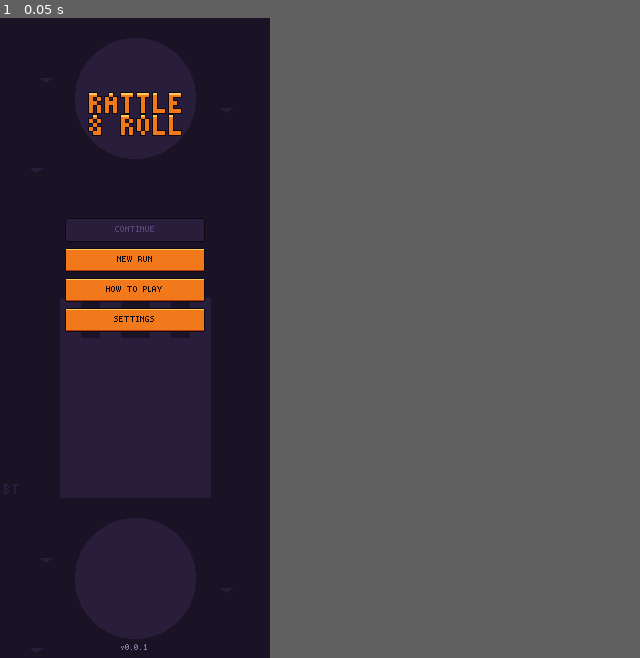
Above: before the commit, frame 1.
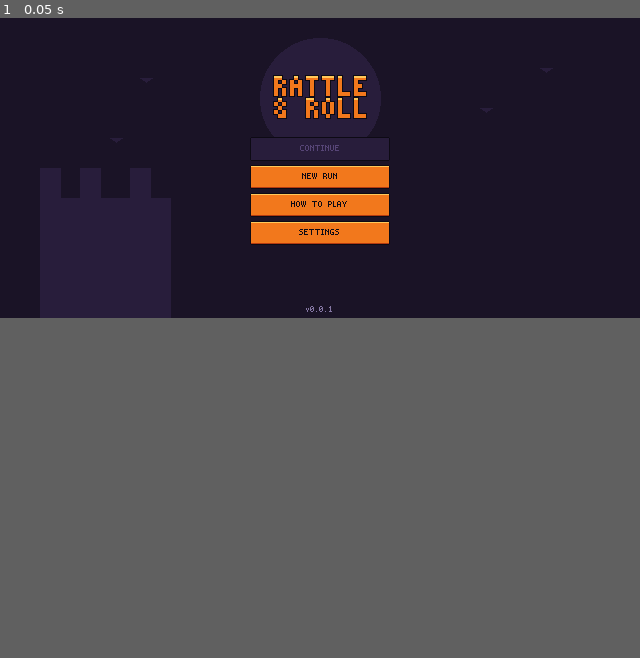
Above: after the commit, the same moment.

Repository: Anbcdeptraivkl/necrodices
Game: Godot game, scene res://scenes/boot/boot.tscn
Same seed, same stepped clock (60 frames per second), same inputs: the game is played once before the commit and once after it.
Inputs:
- Up to frame 1 (0.05 s): no input
In our replay, the window is 270x640 before the commit and 640x300 after it. These sizes can differ from the game's own. Grey fills any space a smaller window leaves; there, only what the larger window draws over its background counts as a difference.

The runs differ from the first frame. In frame 1, 5.3% of the frame differs, in the area x 10-61%, y 9-99%.

Commit message:
Switch to landscape 480x270 with itch.io-first web target

Diff:
--- a/autoload/display.gd
+++ b/autoload/display.gd
@@ -1,13 +1,13 @@
 extends Node
-## Keeps the root window's canvas at a whole-number scale with the design width and as much
-## height as the screen allows (DisplayFit). Applied on start and on every resize, so every
+## Keeps the root window's canvas at a whole-number scale, grown to fill the window up to
+## MAX_SIZE (DisplayFit). Applied on start and on every resize, so every
 ## scene (including dev sandboxes) gets the same canvas.
 
-## Tallest canvas, in virtual px (ART_SPEC §2: extra height goes to the battlefield).
-const MAX_HEIGHT := 640
+## Largest canvas in virtual px (ART_SPEC §2): 640 wide covers 21:9, 300 tall covers 16:10.
+const MAX_SIZE := Vector2i(640, 300)
 
 var scale := 1
-var canvas_size := Vector2i(270, 480)
+var canvas_size := Vector2i(480, 270)
 
 
 func _ready() -> void:
@@ -19,7 +19,7 @@
 	var base := Vector2i(
 		ProjectSettings.get_setting("display/window/size/viewport_width"),
 		ProjectSettings.get_setting("display/window/size/viewport_height"))
-	var result := DisplayFit.fit(get_window().size, base, MAX_HEIGHT)
+	var result := DisplayFit.fit(get_window().size, base, MAX_SIZE)
 	scale = result["scale"]
 	canvas_size = result["size"]
 	get_window().content_scale_size = canvas_size
--- a/core/display_fit.gd
+++ b/core/display_fit.gd
@@ -1,15 +1,17 @@
 class_name DisplayFit
 extends RefCounted
-## Integer-scale fit for the portrait pixel canvas (ART_SPEC §2, D-A08).
+## Integer-scale fit for the landscape pixel canvas (ART_SPEC §2, D-A08).
 ## The engine's stretch aspect "expand" + scale mode "integer" misbehave together
 ## (godotengine/godot#92055, open), so the project uses aspect "keep" + "integer" and this
-## function picks the canvas size: width stays at the design width, height grows to fill a
-## taller screen at the same whole-number scale (the extra height goes to the battlefield).
+## function picks the canvas size: the design canvas at the largest whole-number scale that
+## fits, grown on either axis to fill the window (up to `max_size`; the rest is letterboxed).
+## Layouts anchor to the canvas edges; the extra space goes to the battlefield.
 
 
 ## Returns {"scale": int, "size": Vector2i} for a window of `window` physical pixels.
-## `max_height` caps how tall the canvas may grow; the rest is letterboxed.
-static func fit(window: Vector2i, base: Vector2i, max_height: int) -> Dictionary:
+static func fit(window: Vector2i, base: Vector2i, max_size: Vector2i) -> Dictionary:
 	var scale := maxi(1, mini(window.x / base.x, window.y / base.y))
-	var height := clampi(window.y / scale, base.y, maxi(base.y, max_height))
-	return {"scale": scale, "size": Vector2i(base.x, height)}
+	var size := Vector2i(
+		clampi(window.x / scale, base.x, maxi(base.x, max_size.x)),
+		clampi(window.y / scale, base.y, maxi(base.y, max_size.y)))
+	return {"scale": scale, "size": size}
--- a/project.godot
+++ b/project.godot
@@ -24,14 +24,14 @@
 
 [display]
 
-window/size/viewport_width=270
-window/size/viewport_height=480
-window/size/window_width_override=540
-window/size/window_height_override=960
+window/size/viewport_width=480
+window/size/viewport_height=270
+window/size/window_width_override=960
+window/size/window_height_override=540
 window/stretch/mode="viewport"
 window/stretch/aspect="keep"
 window/stretch/scale_mode="integer"
-window/handheld/orientation=1
+window/handheld/orientation=0
 
 [gui]
 
--- a/scenes/title/title.tscn
+++ b/scenes/title/title.tscn
@@ -15,29 +15,48 @@
 
 [node name="Background" type="TextureRect" parent="."]
 layout_mode = 1
-anchors_preset = 15
-anchor_right = 1.0
-anchor_bottom = 1.0
+anchors_preset = 8
+anchor_left = 0.5
+anchor_top = 0.5
+anchor_right = 0.5
+anchor_bottom = 0.5
+offset_left = -320.0
+offset_top = -150.0
+offset_right = 320.0
+offset_bottom = 150.0
 grow_horizontal = 2
 grow_vertical = 2
 texture = ExtResource("2_bg")
-stretch_mode = 1
 
 [node name="Logo" type="TextureRect" parent="."]
-layout_mode = 0
-offset_left = 55.0
-offset_top = 72.0
-offset_right = 215.0
-offset_bottom = 120.0
+layout_mode = 1
+anchors_preset = 8
+anchor_left = 0.5
+anchor_top = 0.5
+anchor_right = 0.5
+anchor_bottom = 0.5
+offset_left = -80.0
+offset_top = -95.0
+offset_right = 80.0
+offset_bottom = -47.0
+grow_horizontal = 2
+grow_vertical = 2
 texture = ExtResource("3_logo")
 
 [node name="Menu" type="VBoxContainer" parent="."]
-layout_mode = 0
-offset_left = 65.0
-offset_top = 200.0
-offset_right = 205.0
-offset_bottom = 314.0
-theme_override_constants/separation = 6
+layout_mode = 1
+anchors_preset = 8
+anchor_left = 0.5
+anchor_top = 0.5
+anchor_right = 0.5
+anchor_bottom = 0.5
+offset_left = -70.0
+offset_top = -31.0
+offset_right = 70.0
+offset_bottom = 77.0
+grow_horizontal = 2
+grow_vertical = 2
+theme_override_constants/separation = 4
 
 [node name="Continue" type="Button" parent="Menu"]
 unique_name_in_owner = true
@@ -70,8 +89,8 @@
 anchor_top = 1.0
 anchor_right = 1.0
 anchor_bottom = 1.0
-offset_top = -14.0
-offset_bottom = -5.0
+offset_top = -12.0
+offset_bottom = -3.0
 grow_horizontal = 2
 grow_vertical = 0
 theme_override_colors/font_color = Color(0.521569, 0.466667, 0.639216, 1)
--- a/tests/test_boot.gd
+++ b/tests/test_boot.gd
@@ -11,14 +11,13 @@
 	tree.root.add_child(title)
 	await tree.process_frame
 	_eq((title.get_node("%NewRun") as Button).size, Vector2(140, 24), "menu button size")
-	_eq((title.get_node("%Settings") as Button).global_position, Vector2(65, 290), "settings button at ART §6.5 rect")
+	_eq((title.get_node("%Settings") as Button).global_position, Vector2(170, 188), "settings button at ART §6.5 rect (base canvas)")
 	title.queue_free()
 	await tree.process_frame
 
 
 func test_boot_scene_is_preload_free() -> void:
-	for line in FileAccess.get_file_as_string("res://scenes/boot/boot.gd").split("
-"):
+	for line in FileAccess.get_file_as_string("res://scenes/boot/boot.gd").split("\n"):
 		if line.strip_edges().begins_with("#"):
 			continue
 		_check(not line.contains("preload("), "boot.gd has no preload: %s" % line)
--- a/tests/test_display.gd
+++ b/tests/test_display.gd
@@ -1,27 +1,27 @@
 extends TestSuite
-## DisplayFit: whole-number scale, design width, extra height on tall screens (D-A08).
+## DisplayFit: whole-number scale, canvas grown on either axis up to the cap (D-A08).
 
 const COVERS: Array[String] = ["core/display_fit.gd", "autoload/display.gd"]
-const BASE := Vector2i(270, 480)
+const BASE := Vector2i(480, 270)
+const MAX := Vector2i(640, 300)
 
 
 func _fit(w: int, h: int) -> Dictionary:
-	return DisplayFit.fit(Vector2i(w, h), BASE, 640)
+	return DisplayFit.fit(Vector2i(w, h), BASE, MAX)
 
 
-func test_default_window() -> void:
-	_eq(_fit(540, 960), {"scale": 2, "size": Vector2i(270, 480)}, "540x960")
+func test_itch_embed_and_fullscreen_16_9() -> void:
+	_eq(_fit(960, 540), {"scale": 2, "size": Vector2i(480, 270)}, "960x540 embed")
+	_eq(_fit(1920, 1080), {"scale": 4, "size": Vector2i(480, 270)}, "1080p fullscreen")
+	_eq(_fit(3840, 2160), {"scale": 8, "size": Vector2i(480, 270)}, "4K")
 
 
-func test_tall_phone_gets_extra_height() -> void:
-	_eq(_fit(1080, 2400), {"scale": 4, "size": Vector2i(270, 600)}, "20:9 phone")
-	_eq(_fit(1170, 2532), {"scale": 4, "size": Vector2i(270, 633)}, "iPhone-class")
+func test_other_aspects_grow_the_canvas() -> void:
+	_eq(_fit(1920, 1200), {"scale": 4, "size": Vector2i(480, 300)}, "16:10")
+	_eq(_fit(2560, 1080), {"scale": 4, "size": Vector2i(640, 270)}, "21:9")
+	_eq(_fit(1366, 768), {"scale": 2, "size": Vector2i(640, 300)}, "1366x768 capped both ways")
+	_eq(_fit(2400, 1080), {"scale": 4, "size": Vector2i(600, 270)}, "20:9 phone landscape")
 
 
-func test_landscape_desktop_letterboxes_sides() -> void:
-	_eq(_fit(1920, 1080), {"scale": 2, "size": Vector2i(270, 540)}, "1080p window")
-
-
-func test_height_cap_and_tiny_window() -> void:
-	_eq(_fit(270, 1400), {"scale": 1, "size": Vector2i(270, 640)}, "capped height")
-	_eq(_fit(200, 300), {"scale": 1, "size": Vector2i(270, 480)}, "never below base")
+func test_tiny_window_never_below_base() -> void:
+	_eq(_fit(400, 200), {"scale": 1, "size": Vector2i(480, 270)}, "tiny window")
--- a/tests/test_project.gd
+++ b/tests/test_project.gd
@@ -5,9 +5,10 @@
 
 
 func test_virtual_resolution() -> void:
-	_eq(ProjectSettings.get_setting("display/window/size/viewport_width"), 270, "viewport width")
-	_eq(ProjectSettings.get_setting("display/window/size/viewport_height"), 480, "viewport height")
+	_eq(ProjectSettings.get_setting("display/window/size/viewport_width"), 480, "viewport width")
+	_eq(ProjectSettings.get_setting("display/window/size/viewport_height"), 270, "viewport height")
 	_eq(ProjectSettings.get_setting("display/window/stretch/mode"), "viewport", "stretch mode")
+	_eq(ProjectSettings.get_setting("display/window/handheld/orientation"), 0, "landscape")
 	_eq(ProjectSettings.get_setting("display/window/stretch/scale_mode"), "integer", "integer scale")
 	# expand + integer is godot#92055; tall screens are handled by DisplayFit (D-A08).
 	_eq(ProjectSettings.get_setting("display/window/stretch/aspect"), "keep", "aspect keep")
Binary file changed: assets/bg/bg_battle.png
Binary file removed: assets/bg/bg_battle_ext.png
Binary file changed: assets/bg/bg_map.png
Binary file changed: assets/bg/bg_shop.png
Binary file changed: assets/bg/bg_title.png
Not shown, changed: assets/manifest.json
Binary file added: docs/mockups/encounter_base_480x270.png
Not shown, added: docs/mockups/encounter_base_480x270.png.import
Binary file added: docs/mockups/encounter_wide_640x300.png
Not shown, added: docs/mockups/encounter_wide_640x300.png.import
Binary file added: docs/mockups/night_map_base_480x270.png
Not shown, added: docs/mockups/night_map_base_480x270.png.import
(and 24 more such lines)
